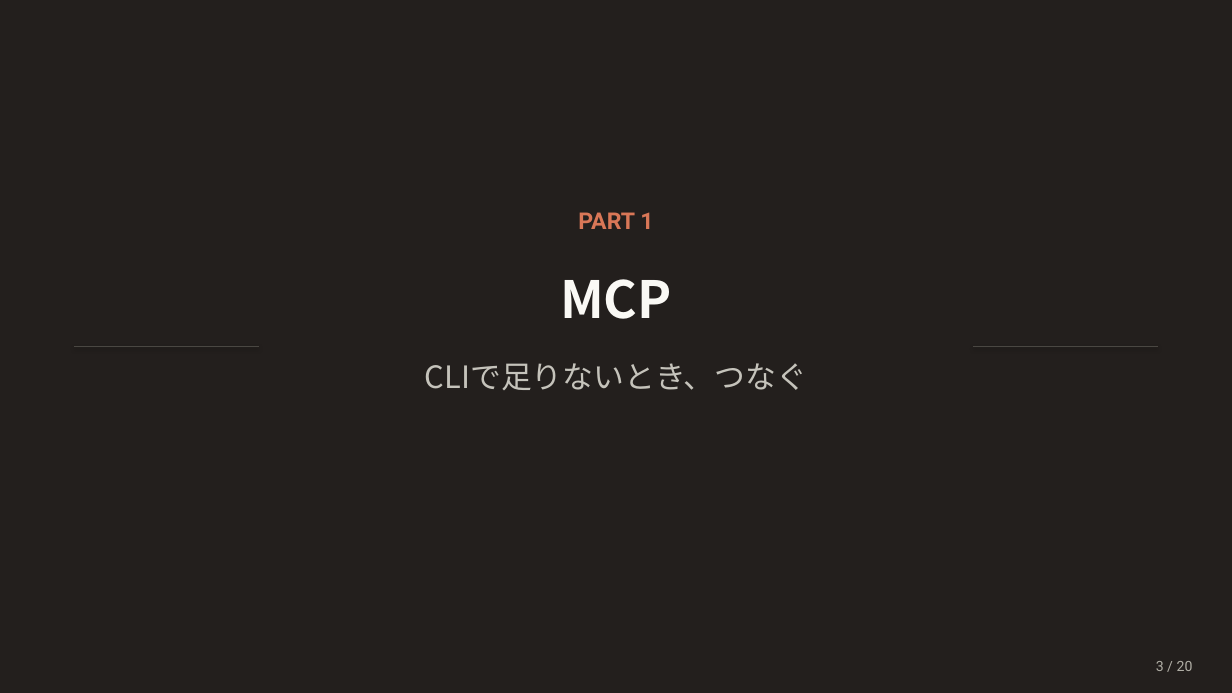
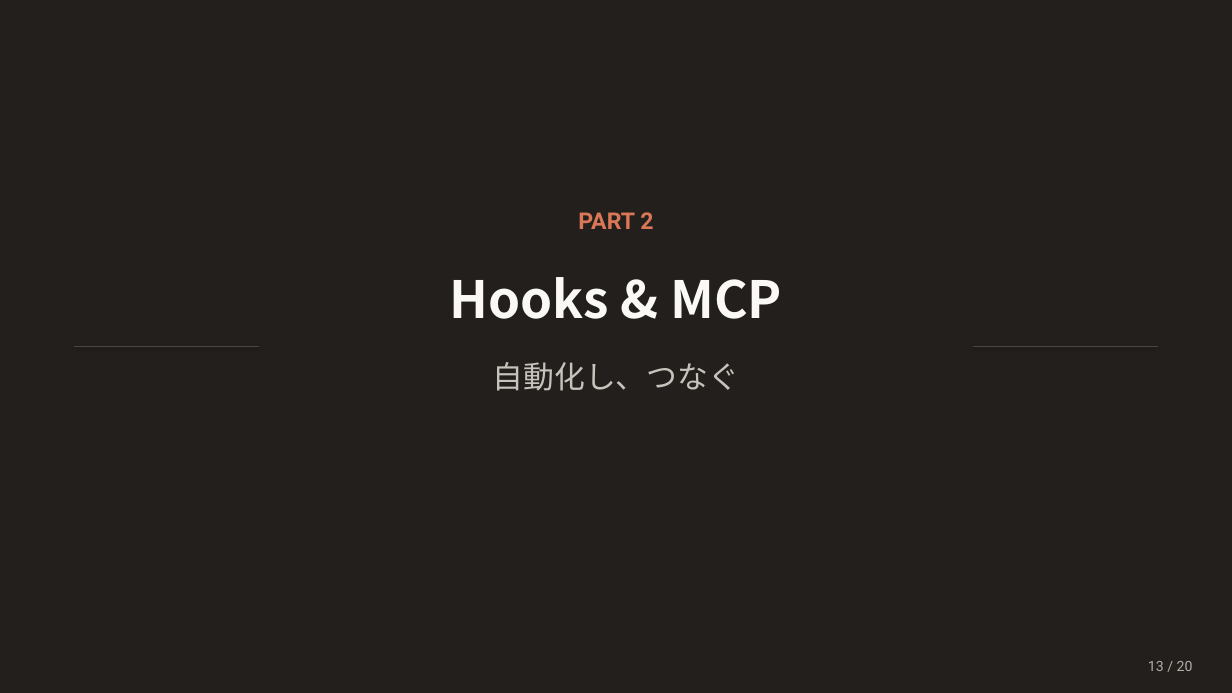
Before and after one commit to Ischca/zenn, a slide deck: slide 13 of slides/Claude_session3.pptx (slide 3 before the commit). Drawn at 1232x693 pixels with LibreOffice and Linux fonts; fonts in the diff are those of the drawing. Boxes give left, top, right and bottom in pixels: in the first picture for what was removed or moved away, otherwise in the second. Text is boxed around its words. In the diff, an @@ line names an element or a change of style, - is before the commit and + after.

```diff
--- a/slides/Claude_session3.pptx
+++ b/slides/Claude_session3.pptx
@@ text at [578,212,653,229]: text changed @@
-PART 1
+PART 2
@@ text at [450,277,783,319]: text changed @@
-MCP
+Hooks & MCP
@@ text at [493,362,739,391]: text changed @@
-CLIで足りないとき、つなぐ
+自動化し、つなぐ
@@ text at [1148,661,1193,671]: text changed @@
-3 / 20
+13 / 20
```
Also in this commit, not shown: 11 other slides changed, 8 slides added, 8 slides removed, 1 other file.
